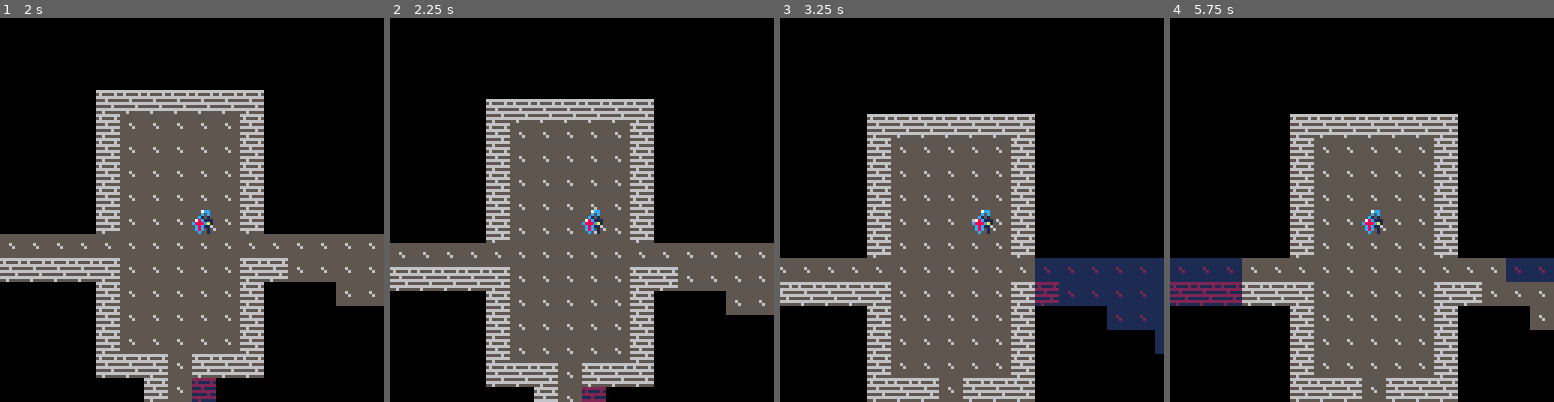
Above: before the commit, frames 1-4 (left to right).
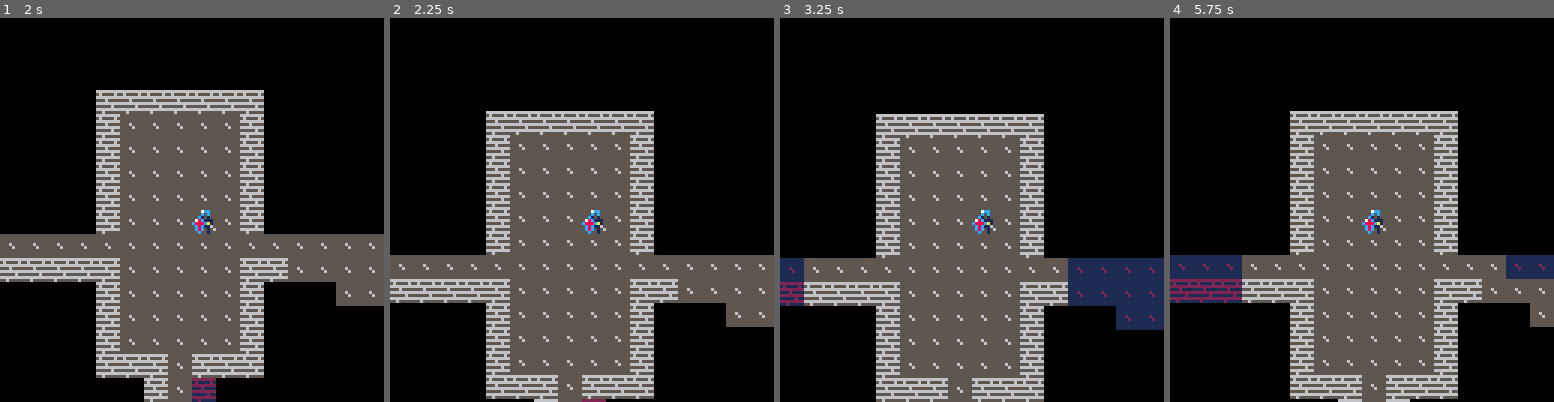
Above: after the commit, the same moments.

Repository: m-r-hunt/Pico-8-Carts
Game: PICO-8 cartridge rlt2021/cart.p8
Same seed, same stepped clock (60 frames per second), same inputs: the game is played once before the commit and once after it.
Inputs:
- Up to frame 1 (2 s): tap X (X key) at 0.33, 1.07, 1.85 s; tap O (Z key) at 0.7, 1.7 s; hold Right from 1.6 s (still down)
- Up to frame 2 (2.25 s): release Right at 2.1 s; tap O (Z key) at 2.1 s; hold Up from 2.15 s (still down)
- Up to frame 3 (3.25 s): release Up at 2.42 s; hold Right 2.47-3.03 s; tap O (Z key) at 2.5, 2.9 s; tap X (X key) at 2.97 s; hold Left from 3.08 s (still down)
- Up to frame 4 (5.75 s): tap O (Z key) every 0.4 s from 3.3 to 5.7 s; release Left at 3.58 s; hold Down 3.63-3.97 s; hold Right 4.02-4.68 s; tap X (X key) at 4.08, 5.2 s; hold Up 4.73-5.03 s; hold Left 5.08-5.68 s; hold Down from 5.73 s (still down)

Frame 1 is identical in both runs. In frame 2, 11% of the frame differs, in the area x 0-100%, y 21-100%; in frame 3, 9.8%; in frame 4, 15%, in the area x 0-100%, y 24-100%.

Commit message:
Switch to buttery smooth 60fps

Diff:
--- a/rlt2021/flow.trm.lua
+++ b/rlt2021/flow.trm.lua
@@ -66,7 +66,7 @@
 	message=""
 end
 
-local function _update()
+local function _update60()
 	assert(coresume(main_thread))
 end
 
--- a/rlt2021/gameplay.trm.lua
+++ b/rlt2021/gameplay.trm.lua
@@ -36,6 +36,8 @@
 	return GameMap:isBlocked(pos)
 end
 
+local animation_time=6
+
 Entity=Class{
 	construct=function(self,pos,sprite,name,blocks,fighter,ai)
 		self.pos=pos
@@ -56,13 +58,13 @@
 	move=function(self,dx)
 		local init=self.pos
 		local t=0
-		while t<7 do
+		while t<animation_time do
 			yield()
 			if btnp()!=0 then
 				break
 			end
 			t+=1
-			self.pos=init+(dx-init)*(t/7)
+			self.pos=init+(dx-init)*(t/animation_time)
 		end
 		self.pos=dx
 	end,
Not shown, changed: rlt2021/flow.trm
Not shown, changed: rlt2021/gameplay.trm
